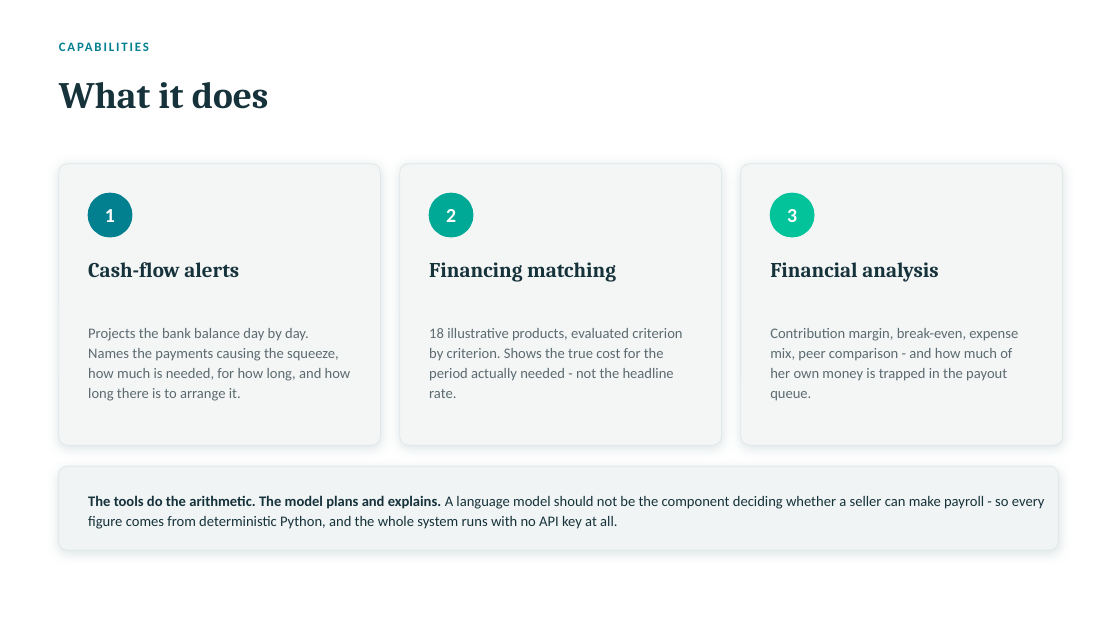
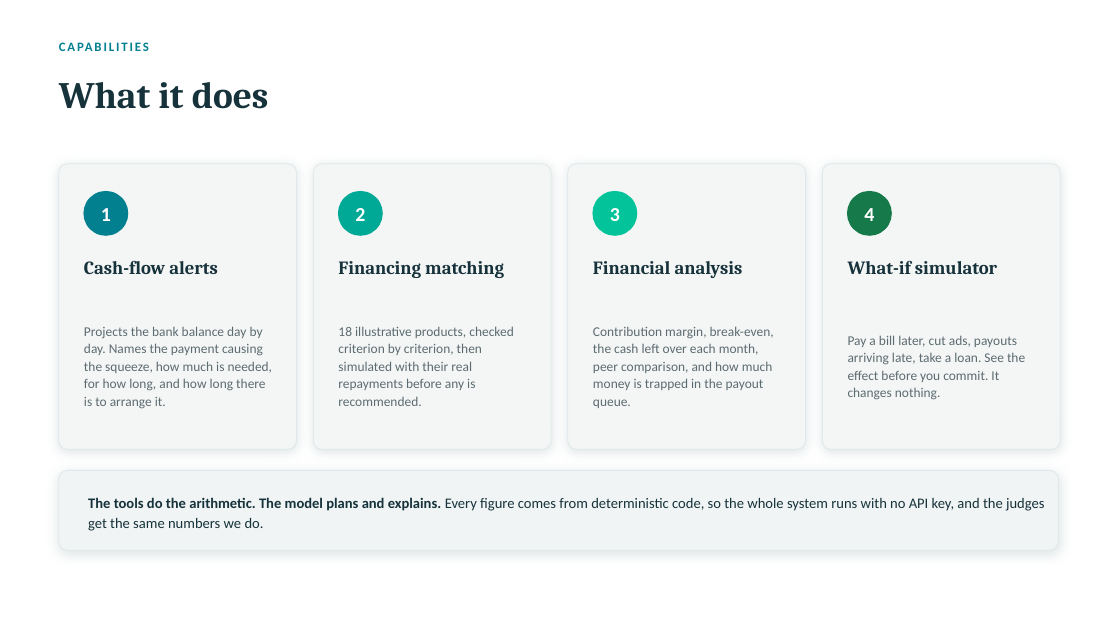
Before and after one commit to mhmdzaid012-arch/sme-finance-copilot, a slide deck: slide 5 of SME-Finance-Copilot-Pitch.pptx. Drawn at 1120x630 pixels with LibreOffice and Linux fonts; fonts in the diff are those of the drawing. Boxes give left, top, right and bottom in pixels: in the first picture for what was removed or moved away, otherwise in the second. Text is boxed around its words. In the diff, an @@ line names an element or a change of style, - is before the commit and + after.

```diff
--- a/SME-Finance-Copilot-Pitch.pptx
+++ b/SME-Finance-Copilot-Pitch.pptx
@@ rounded rectangle: place and size @@
-rounded rectangle at (59,164,381,445)
+rounded rectangle at (59,164,297,450)
@@ rounded rectangle: place and size @@
-rounded rectangle at (400,164,722,445)
+rounded rectangle at (313,164,551,450)
@@ rounded rectangle: place and size @@
-rounded rectangle at (741,164,1063,445)
+rounded rectangle at (568,164,806,450)
@@ rounded rectangle added at (823,164,1060,450), fill #F4F6F6, outline #E1E8E9 0.75 pt @@
@@ text "1": place and size @@
-text "1" at (105,209,115,222)
+text "1" at (101,208,111,221)
@@ ellipse: place and size @@
-ellipse at (88,193,132,237)
+ellipse at (84,192,128,235)
@@ text "2": place and size @@
-text "2" at (446,209,456,222)
+text "2" at (355,208,365,221)
@@ ellipse: place and size @@
-ellipse at (429,193,473,237)
+ellipse at (339,192,382,235)
@@ text "3": place and size @@
-text "3" at (787,209,797,222)
+text "3" at (610,208,620,221)
@@ ellipse: place and size @@
-ellipse at (770,193,814,237)
+ellipse at (593,192,637,235)
@@ ellipse added at (848,192,891,235), fill #16794A, outline #16794A 1 pt @@
@@ text added at (864,208,874,221), 17 pt, text #FFFFFF, bold @@
+4
@@ text "Financing matching": place and size @@
-text "Financing matching" at (429,262,616,282)
+text "Financing matching" at (338,261,504,278)
@@ size 18 to 16 pt in 3 elements at (84,261,218,274), (338,261,504,278), (593,261,743,278) @@
@@ text "Financial analysis": place and size @@
-text "Financial analysis" at (770,262,938,282)
+text "Financial analysis" at (593,261,743,278)
@@ text added at (848,260,997,274), 16 pt, text #16323A, bold @@
+What-if simulator
@@ text at (84,326,273,409): text changed; size 12.5 to 11.5 pt @@
-Projects the bank balance day by day. Names the payments causing the squeeze, how much is needed, for how long, and how long there is to arrange it.
+Projects the bank balance day by day. Names the payment causing the squeeze, how much is needed, for how long, and how long there is to arrange it.
@@ text at (338,326,513,406): text changed; size 12.5 to 11.5 pt @@
-18 illustrative products, evaluated criterion by criterion. Shows the true cost for the period actually needed - not the headline rate.
+18 illustrative products, checked criterion by criterion, then simulated with their real repayments before any is recommended.
@@ text at (593,326,774,408): text changed; size 12.5 to 11.5 pt @@
-Contribution margin, break-even, expense mix, peer comparison - and how much of her own money is trapped in the payout queue.
+Contribution margin, break-even, the cash left over each month, peer comparison, and how much money is trapped in the payout queue.
@@ text added at (848,335,1025,400), 11.5 pt, text #5C6B70 @@
+Pay a bill later, cut ads, payouts arriving late, take a loan. See the effect before you commit. It changes nothing.
@@ proportions changed in 4 elements at (59,164,297,450), (313,164,551,450), (568,164,806,450), (59,471,1059,550) @@
@@ rounded rectangle: place and size @@
-rounded rectangle at (59,466,1059,550)
+rounded rectangle at (59,471,1059,550)
@@ text at (88,497,1044,531): text changed @@
-The tools do the arithmetic. The model plans and explains. A language model should not be the component deciding whether a seller can make payroll - so every figure comes from deterministic Python, and the whole system runs with no API key at all.
+The tools do the arithmetic. The model plans and explains. Every figure comes from deterministic code, so the whole system runs with no API key, and the judges get the same numbers we do.
```
Also in this commit, not shown: 12 other slides changed, 2 slides added, 1 slide removed, 31 other files.
